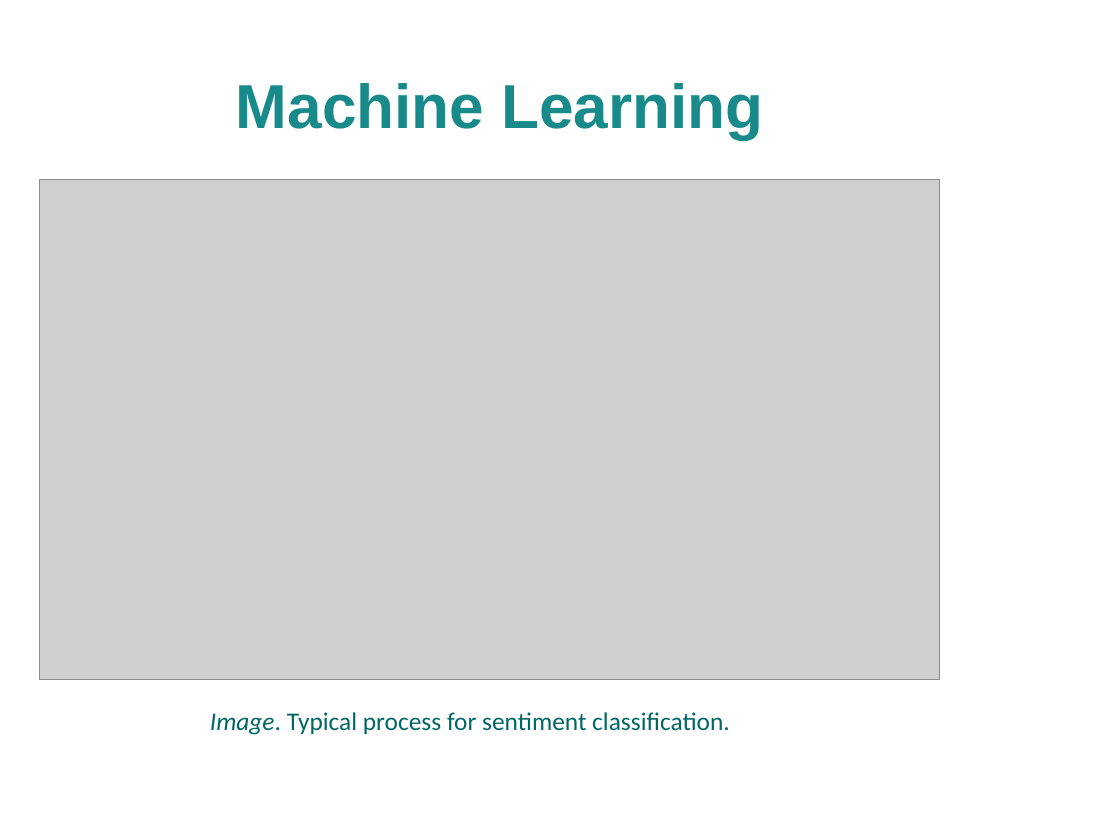
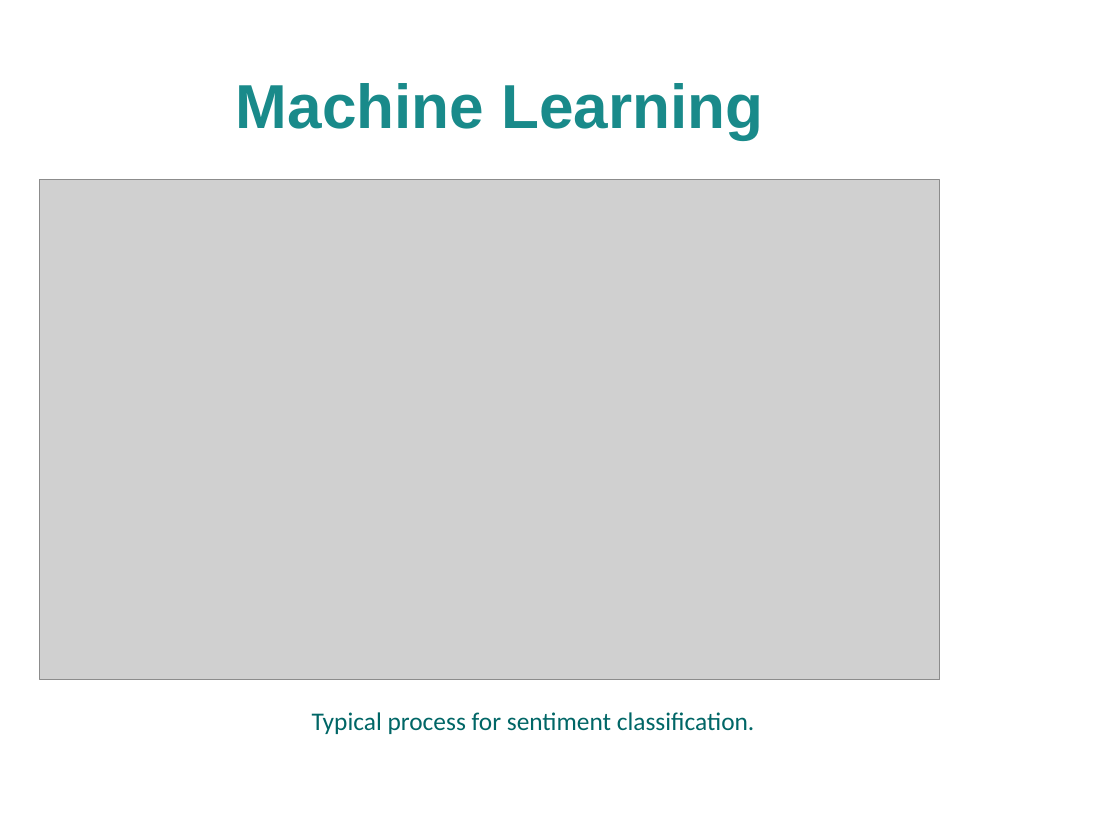
Before and after one commit to alextsil/twitter-topic-detection-and-analysis, a slide deck: slide 15 of parousiasi/presentation.odp. Drawn at 1120x840 pixels with LibreOffice and Linux fonts; fonts in the diff are those of the drawing; grey boxes stand for pictures; background and template pictures are left out. Boxes give left, top, right and bottom in pixels: in the first picture for what was removed or moved away, otherwise in the second. Text is boxed around its words. In the diff, an @@ line names an element or a change of style, - is before the commit and + after.

```diff
--- a/parousiasi/presentation.odp
+++ b/parousiasi/presentation.odp
@@ text at <box>312,712,755,734</box>: text changed @@
-Image. Typical process for sentiment classification.
+Typical process for sentiment classification.
```
Also in this commit, not shown: 3 other slides changed, 1 slide removed.
